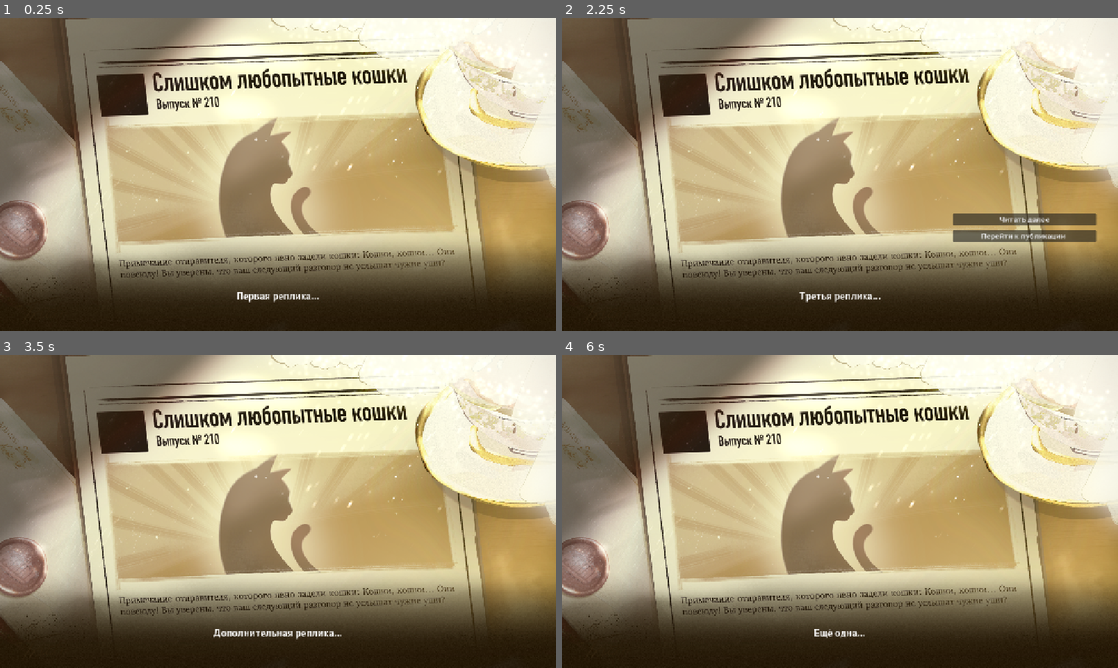
Above: before the commit, frames 1-4 (two rows, left to right).
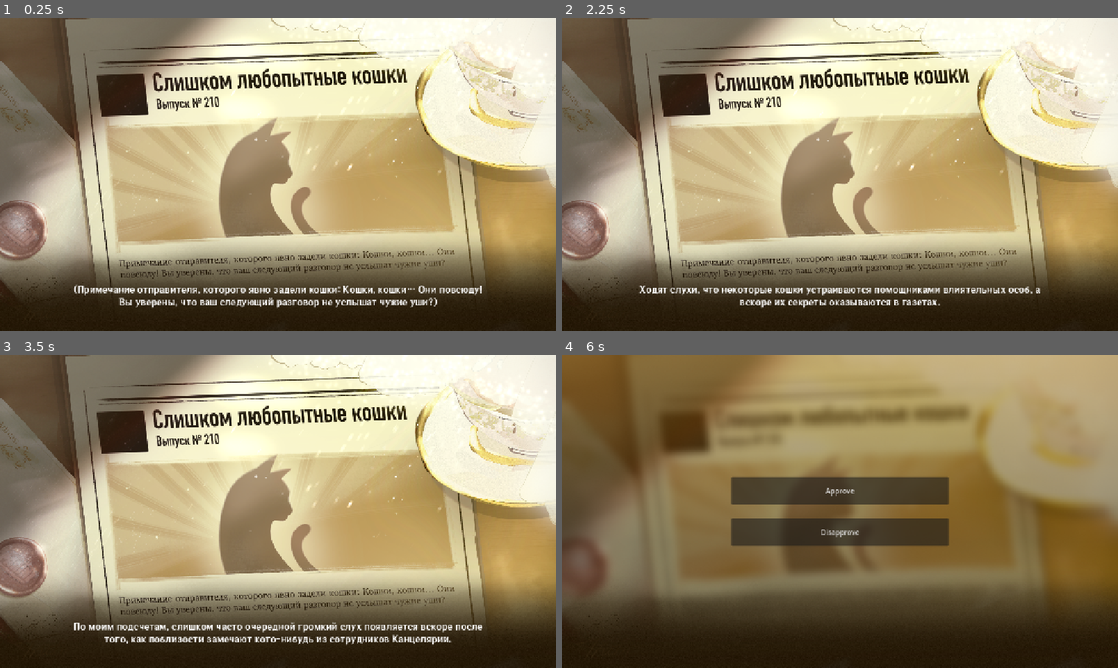
Above: after the commit, the same moments.

Repository: Pokimonchick/DisinfoJam
Game: Godot game, scene res://Scenes/day_1.tscn
The game is run twice, just before and just after one commit, with the same random seed, the same clock (stepped at 60 frames per second) and the same inputs. This scene is started directly instead of the project's main scene.
Inputs (mouse positions are in pixels of both pictures, inside the frame that each line leads up to):
- Up to frame 1 (0.25 s): no input
- Up to frame 2 (2.25 s): tap Enter at 0.5, 2 s; move the mouse to (962, 158) at 0.52 s; click (962, 158) at 0.67 s; tap Space at 1.25 s; move the mouse to (728, 190) at 1.27 s; click (728, 190) at 1.42 s; move the mouse to (895, 105) at 2.02 s; click (895, 105) at 2.17 s
- Up to frame 3 (3.5 s): click (461, 555) at 2.75 s, where only the run before the commit has a clickable "Читать далее"
- Up to frame 4 (6 s): tap Space at 3.5, 5 s; move the mouse to (812, 574) at 3.52 s; click (812, 574) at 3.67 s; tap Enter at 4.25 s; move the mouse to (1006, 558) at 4.27 s; click (1006, 558) at 4.42 s; move the mouse to (673, 464) at 5.02 s; click (673, 464) at 5.17 s; click (1023, 574) at 5.75 s, where only the run after the commit has a clickable "Перейти к публикации"

The runs differ from the first frame. In frame 1, 1.9% of the frame differs, in the area x 13-87%, y 85-93%; in frame 2, 3.5%; in frame 3, 2.1%; in frame 4, 81%, in the area x 0-100%, y 0-91%.

Commit message:
dialogue system completed

Diff:
--- a/Data/day1_data.gd
+++ b/Data/day1_data.gd
@@ -1,25 +1,61 @@
 extends RefCounted
 
+
 const SUMMARY_LINES: Array[String] = [
-	"Первая реплика...",
-	"Вторая реплика...",
-	"Третья реплика..."
+	"(Примечание отправителя, которого явно задели кошки: Кошки, кошки… Они повсюду! Вы уверены, что ваш следующий разговор не услышат чужие уши?)",
+
+	"За безобидным названием «Кошачья канцелярия» скрывается организация, чья деятельность уже давно вызывает у меня одно беспокойство.",
+
+	"По словам очевидцев, её сотрудники следят за чиновниками, подслушивают разговоры и проникают на закрытые мероприятия под видом персонала.",
+
+	"Ходят слухи, что некоторые кошки устраиваются помощниками влиятельных особ, а вскоре их секреты оказываются в газетах.",
+
+	"По моим подсчетам, слишком часто очередной громкий слух появляется вскоре после того, как поблизости замечают кого-нибудь из сотрудников Канцелярии.",
+
+	"Я настоятельно требую от соответствующих ведомств проверить деятельность организации. До тех пор горожанам следует быть осторожнее.",
+
+	"Помните, что даже мирно дремлющая рядом кошка может услышать больше, чем кажется."
 ]
 
+
 const EXTRA_LINES: Array[String] = [
-	"Дополнительная реплика...",
-	"Ещё одна..."
+	"(Ответ «Кошачьей канцелярии»:)",
+
+	"Все обвинения, изложенные в этой статье, основаны исключительно на слухах и ничем не подтверждённых домыслах.",
+
+	"Наша организация никогда не занималась слежкой за чиновниками, тайным сбором сведений или распространением чужих секретов.",
+
+	"Присутствие наших сотрудников на общественных мероприятиях или рядом с известными людьми само по себе ничего не доказывает.",
+
+	"Настоятельно просим читателей не принимать каждую услышанную сплетню за достоверный факт.",
+
+	"Ничего не хочу утверждать, но буквально на днях видел одного из их сотрудников у самой обочины. Сидел и очень внимательно слушал разговор двух знатных господ неподалёку.",
+
+	"Правда, долго слушать ему не пришлось, так как через минуту в него врезалось неуправляемое жёлтое такси.",
+
+	"Так что чем закончился разговор, он уже вряд ли расскажет.",
+
+	"Вы понимаете, что обвинения в адрес «Кошачьей канцелярии» основаны в основном на слухах.",
+
+	"Публикация такого материала может вызвать недовольство её сотрудников и неприятности, в особенности для вас.",
+
+	"Однако если Канцелярия действительно занимается слежкой и сбором чужих секретов, промолчав, вы позволите ей и дальше действовать незаметно."
 ]
+
 
 const APPROVE_LINES: Array[String] = [
 	"Если эти кошки и правда шпионят, статья должна выйти!",
+
 	"Уж кому-кому, а мышам известно: если рядом есть кошачья шерсть, значит жди скорой беды."
 ]
 
+
 const DISAPPROVE_LINES: Array[String] = [
 	"Обвинить целую организацию из-за городских выдумок? Ты в своем уме?",
+
 	"Если бы каждый слух о кошках был правдой, мне пришлось бы вообще перестать выходить из редакции."
 ]
 
+
 const APPROVE_SCORE: int = -20
 const DISAPPROVE_SCORE: int = 5
--- a/Scenes/day_1.tscn
+++ b/Scenes/day_1.tscn
@@ -3,7 +3,10 @@
 [ext_resource type="Texture2D" uid="uid://yd14uw2g6jdo" path="res://Assets/Backgrounds/IMG_0986.PNG" id="1_go16o"]
 [ext_resource type="Script" uid="uid://kvhgxqhd8dvm" path="res://Scripts/day_1.gd" id="1_sp5x8"]
 [ext_resource type="Texture2D" uid="uid://501e112soj1h" path="res://Assets/UI/Dialogue background .png" id="2_6m38d"]
+[ext_resource type="Texture2D" uid="uid://c013g7kyfjen1" path="res://Assets/Backgrounds/Group 693.png" id="3_atvsn"]
 [ext_resource type="FontFile" uid="uid://c48u6ymtqmjxh" path="res://Assets/Fonts/Genshin-Impact-Font/zh-cn.ttf" id="3_o0t7m"]
+[ext_resource type="Texture2D" uid="uid://doyj0u72vjvdk" path="res://Assets/UI/Vector 95.png" id="5_6c12p"]
+[ext_resource type="Texture2D" uid="uid://k0epjdeuwo1s" path="res://Assets/Characters/Mask group (22).png" id="5_f7e72"]
 
 [node name="Day1" type="Control" unique_id=1911389540]
 layout_mode = 3
@@ -13,6 +16,8 @@
 grow_horizontal = 2
 grow_vertical = 2
 script = ExtResource("1_sp5x8")
+normal_background = ExtResource("1_go16o")
+publish_background = ExtResource("3_atvsn")
 
 [node name="Background" type="TextureRect" parent="." unique_id=994394167]
 layout_mode = 1
@@ -71,3 +76,99 @@
 layout_mode = 2
 theme_override_fonts/font = ExtResource("3_o0t7m")
 text = "Перейти к публикации "
+
+[node name="PublishChoiceUI" type="VBoxContainer" parent="Interface" unique_id=1057096673]
+custom_minimum_size = Vector2(330, 0)
+layout_mode = 1
+anchors_preset = 8
+anchor_left = 0.5
+anchor_top = 0.5
+anchor_right = 0.5
+anchor_bottom = 0.5
+offset_left = -250.0
+offset_top = -80.0
+offset_right = 250.0
+offset_bottom = 80.0
+grow_horizontal = 2
+grow_vertical = 2
+theme_override_constants/separation = 30
+
+[node name="ApproveButton" type="Button" parent="Interface/PublishChoiceUI" unique_id=1559266142]
+custom_minimum_size = Vector2(500, 65)
+layout_mode = 2
+text = "Approve"
+
+[node name="DisapproveButton" type="Button" parent="Interface/PublishChoiceUI" unique_id=1923665152]
+custom_minimum_size = Vector2(500, 65)
+layout_mode = 2
+text = "Disapprove"
+
+[node name="HeroUI" type="Control" parent="Interface" unique_id=1459609621]
+layout_mode = 1
+anchors_preset = 15
+anchor_right = 1.0
+anchor_bottom = 1.0
+grow_horizontal = 2
+grow_vertical = 2
+
+[node name="Portrait" type="TextureRect" parent="Interface/HeroUI" unique_id=1414579656]
+layout_mode = 1
+anchors_preset = 2
+anchor_top = 1.0
+anchor_bottom = 1.0
+offset_left = 80.0
+offset_top = -340.0
+offset_right = 382.0
+offset_bottom = -38.0
+grow_vertical = 0
+texture = ExtResource("5_f7e72")
+expand_mode = 1
+
+[node name="NameBlock" type="Control" parent="Interface/HeroUI" unique_id=1853994919]
+layout_mode = 1
+anchors_preset = 8
+anchor_left = 0.5
+anchor_top = 0.5
+anchor_right = 0.5
+anchor_bottom = 0.5
+offset_left = -149.0
+offset_top = 210.0
+offset_right = 149.0
+offset_bottom = 250.0
+grow_horizontal = 2
+grow_vertical = 2
+
+[node name="SpeakerName" type="Label" parent="Interface/HeroUI/NameBlock" unique_id=389341191]
+layout_mode = 0
+offset_right = 298.0
+offset_bottom = 25.0
+theme_override_fonts/font = ExtResource("3_o0t7m")
+theme_override_font_sizes/font_size = 20
+text = "Никола Коко "
+horizontal_alignment = 1
+metadata/_edit_use_anchors_ = true
+
+[node name="NameUnderline" type="TextureRect" parent="Interface/HeroUI/NameBlock" unique_id=1717019007]
+custom_minimum_size = Vector2(298, 2)
+layout_mode = 1
+offset_top = 27.0
+offset_right = 298.0
+offset_bottom = 29.0
+grow_horizontal = 2
+grow_vertical = 2
+texture = ExtResource("5_6c12p")
+expand_mode = 1
+
+[node name="HeroDialogueText" type="Label" parent="Interface/HeroUI" unique_id=1723679656]
+layout_mode = 0
+offset_left = 323.0
+offset_top = 600.0
+offset_right = 1130.0
+offset_bottom = 680.0
+theme_override_fonts/font = ExtResource("3_o0t7m")
+theme_override_font_sizes/font_size = 20
+text = "
+"
+horizontal_alignment = 1
+vertical_alignment = 1
+autowrap_mode = 3
--- a/Scripts/day_1.gd
+++ b/Scripts/day_1.gd
@@ -1,4 +1,5 @@
 extends Control
+
 
 enum Phase {
 	SUMMARY,
@@ -9,42 +10,119 @@
 	RESULT
 }
 
+
 const DAY1_DATA = preload("res://Data/day1_data.gd")
+
+@onready var background = $Background
+
+@export var normal_background: Texture2D
+@export var publish_background: Texture2D
 
 @onready var DialogueText = $Interface/DialogueText
 @onready var read_more_button = $Interface/ReadChoiceUI/ReadMoreButton
 @onready var publish_button = $Interface/ReadChoiceUI/PublishButton
 @onready var read_choice_ui = $Interface/ReadChoiceUI
+@onready var publish_choice_ui = $Interface/PublishChoiceUI
+@onready var approve_button = $Interface/PublishChoiceUI/ApproveButton
+@onready var disapprove_button = $Interface/PublishChoiceUI/DisapproveButton
+@onready var hero_ui = $Interface/HeroUI
+@onready var hero_dialogue_text = $Interface/HeroUI/HeroDialogueText
 
 var phase: Phase = Phase.SUMMARY
 var dialogue_index: int = 0
 var current_lines: Array[String] = []
+var society_points: int = 100
+var pending_score_change: int = 0
 
 func _ready() -> void:
+	background.texture = normal_background
+
 	current_lines = DAY1_DATA.SUMMARY_LINES
 	read_choice_ui.hide()
-	show_line()
+	publish_choice_ui.hide()
+	hero_ui.hide()
 
 	read_more_button.pressed.connect(_on_read_more_pressed)
 	publish_button.pressed.connect(_on_publish_pressed)
 
+	approve_button.pressed.connect(_on_approve_pressed)
+	disapprove_button.pressed.connect(_on_disapprove_pressed)
+
+	show_line()
+
+
 func show_line() -> void:
-	DialogueText.text = current_lines[dialogue_index]
+	if phase == Phase.HERO_MONOLOGUE:
+		hero_dialogue_text.text = current_lines[dialogue_index]
+	else:
+		DialogueText.text = current_lines[dialogue_index]
+
 
 func _on_read_more_pressed() -> void:
 	phase = Phase.EXTRA_READING
 	dialogue_index = 0
 	current_lines = DAY1_DATA.EXTRA_LINES
+
 	read_choice_ui.hide()
+
 	show_line()
 
+
+func enter_publish_choice() -> void:
+	phase = Phase.PUBLISH_CHOICE
+	dialogue_index = 0
+
+	background.texture = publish_background
+
+	read_choice_ui.hide()
+	DialogueText.hide()
+	publish_choice_ui.show()
+
+
 func _on_publish_pressed() -> void:
-	phase = Phase.PUBLISH_CHOICE
-	read_choice_ui.hide()
-	print("Переходим к публикации")
+	enter_publish_choice()
+
+
+func start_hero_monologue(lines: Array[String]) -> void:
+	phase = Phase.HERO_MONOLOGUE
+
+	background.texture = normal_background
+
+	publish_choice_ui.hide()
+	DialogueText.hide()
+	hero_ui.show()
+
+	current_lines = lines
+	dialogue_index = 0
+	show_line()
+
+
+func _on_approve_pressed() -> void:
+	pending_score_change = DAY1_DATA.APPROVE_SCORE
+	start_hero_monologue(DAY1_DATA.APPROVE_LINES)
+
+
+func _on_disapprove_pressed() -> void:
+	pending_score_change = DAY1_DATA.DISAPPROVE_SCORE
+	start_hero_monologue(DAY1_DATA.DISAPPROVE_LINES)
+
+
+func enter_result() -> void:
+	phase = Phase.RESULT
+	society_points += pending_score_change
+
+	hero_ui.hide()
+	DialogueText.show()
+
+	var sign := ""
+	if pending_score_change > 0:
+		sign = "+"
+
+	DialogueText.text = sign + str(pending_score_change) + " очков общества"
+
 
 func _input(event: InputEvent) -> void:
-	if phase == Phase.SUMMARY or phase == Phase.EXTRA_READING:
+	if phase == Phase.SUMMARY or phase == Phase.EXTRA_READING or phase == Phase.HERO_MONOLOGUE:
 		if event is InputEventMouseButton:
 			if event.button_index == MOUSE_BUTTON_LEFT and event.pressed:
 				dialogue_index += 1
@@ -57,5 +135,7 @@
 						read_choice_ui.show()
 
 					elif phase == Phase.EXTRA_READING:
-						phase = Phase.PUBLISH_CHOICE
-						print("Переходим к публикации")
+						enter_publish_choice()
+
+					elif phase == Phase.HERO_MONOLOGUE:
+						enter_result()
